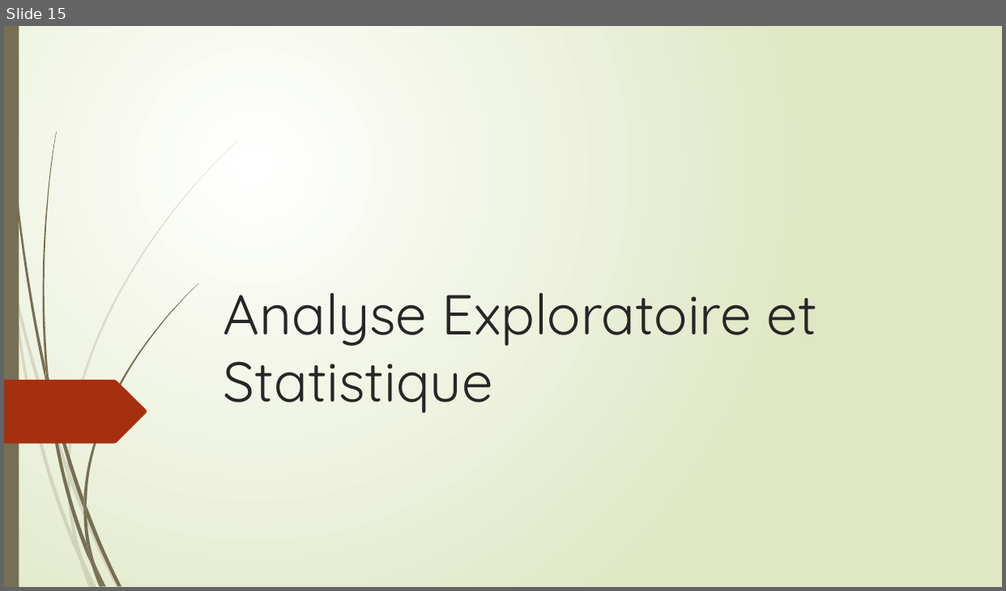
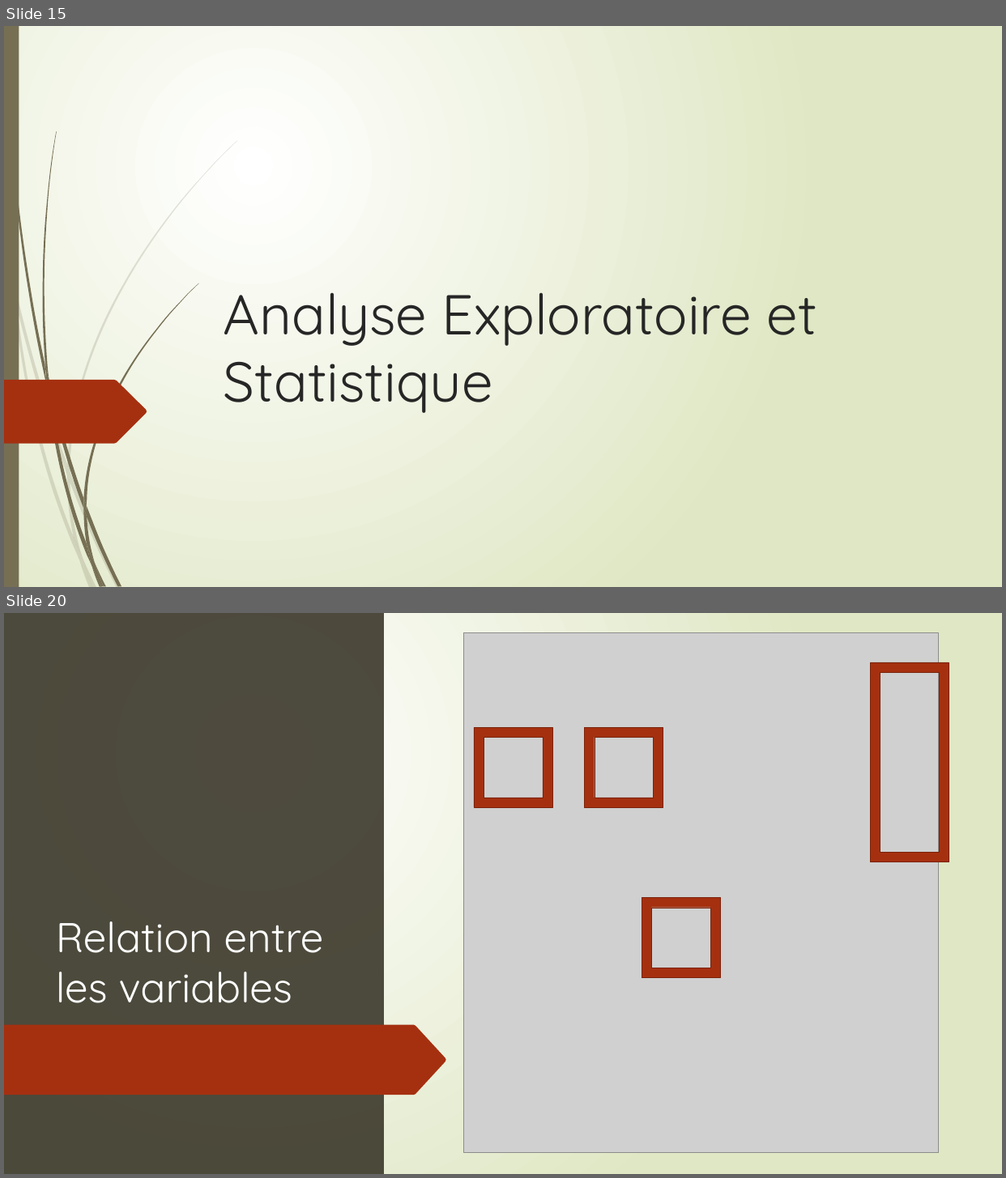
Before and after one commit to Anvil-Late/DS_prj3, a slide deck: Présentation Projet 3.pptx. Shown one above the other, each under a label of ours: slide 15 before the commit, slides 15 and 20 after it; the slides between them are not shown. The pictures are 1006x591 and 1006x1178 pixels, drawn with LibreOffice and Linux fonts; fonts in the diff are those of the drawing; grey boxes stand for pictures. Boxes give left, top, right and bottom in pixels: in the first picture for what was removed or moved away, otherwise in the second. Text is boxed around its words. In the diff, an @@ line names an element or a change of style, - is before the commit and + after.

```diff
--- a/Présentation Projet 3.pptx
+++ b/Présentation Projet 3.pptx
@@ slide 20 added at [4,613,1002,1174], background gradient #FFFFFF to #DFE8C4; not listed: 10 template elements that a slide beside it also shows @@
@@ rectangle added at [4,613,19,1174], fill #766F54 @@
@@ rectangle added at [4,613,1002,1174], fill gradient #FFFFFF to #DFE8C4 @@
@@ rectangle added at [4,613,384,1174], fill #3B382A at 90% opacity @@
@@ picture added at [463,632,938,1152] @@
@@ freeform shape added at [4,671,134,713], fill #A53010 @@
@@ frame added at [870,662,948,862], fill #A53010, outline #7A240C 0.25 pt @@
@@ frame added at [474,727,552,807], fill #A53010, outline #7A240C 0.25 pt @@
@@ frame added at [585,727,663,807], fill #A53010, outline #7A240C 0.25 pt @@
@@ frame added at [641,898,720,978], fill #A53010, outline #7A240C 0.25 pt @@
@@ title added at [56,922,324,1003], 40 pt, text #FEFFFF @@
+Relation entre les variables
@@ freeform shape added at [4,967,147,1031], fill #A53010 @@
@@ freeform shape added at [4,1024,446,1095], fill #A53010 @@
@@ group added at [4,727,237,1174]: 10 freeform shapes @@
@@ group added at [6,613,198,1174]: 12 freeform shapes @@
```
Also in this commit, not shown: 7 other slides added.
